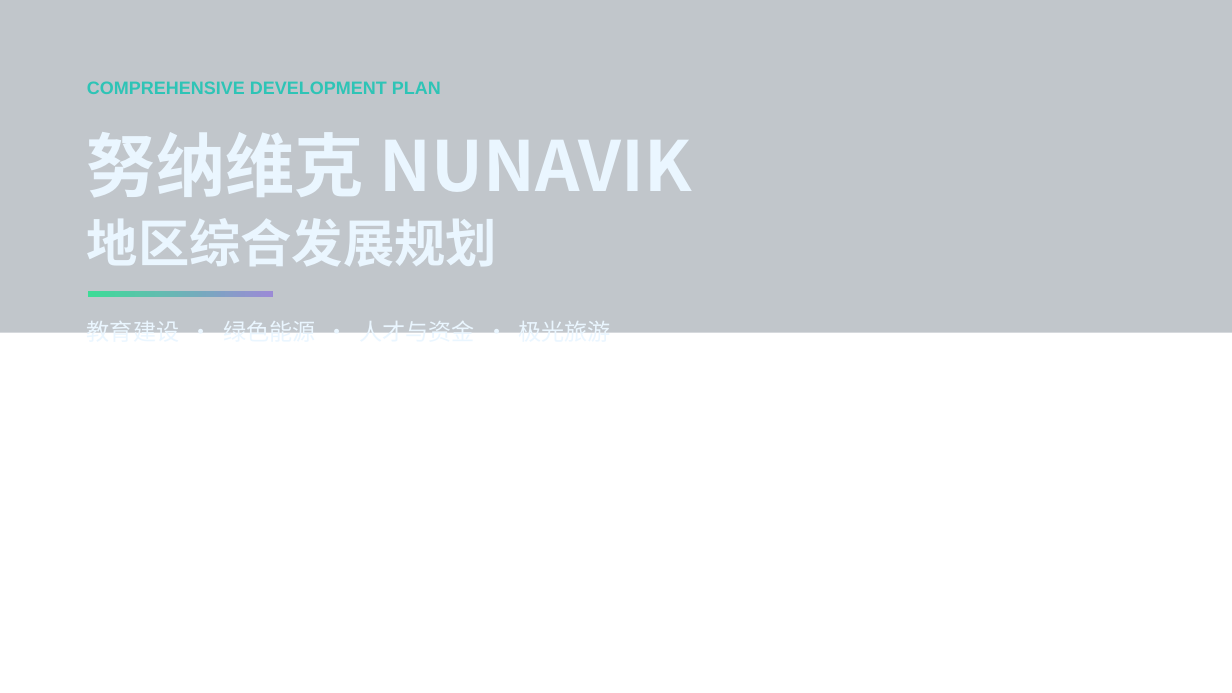
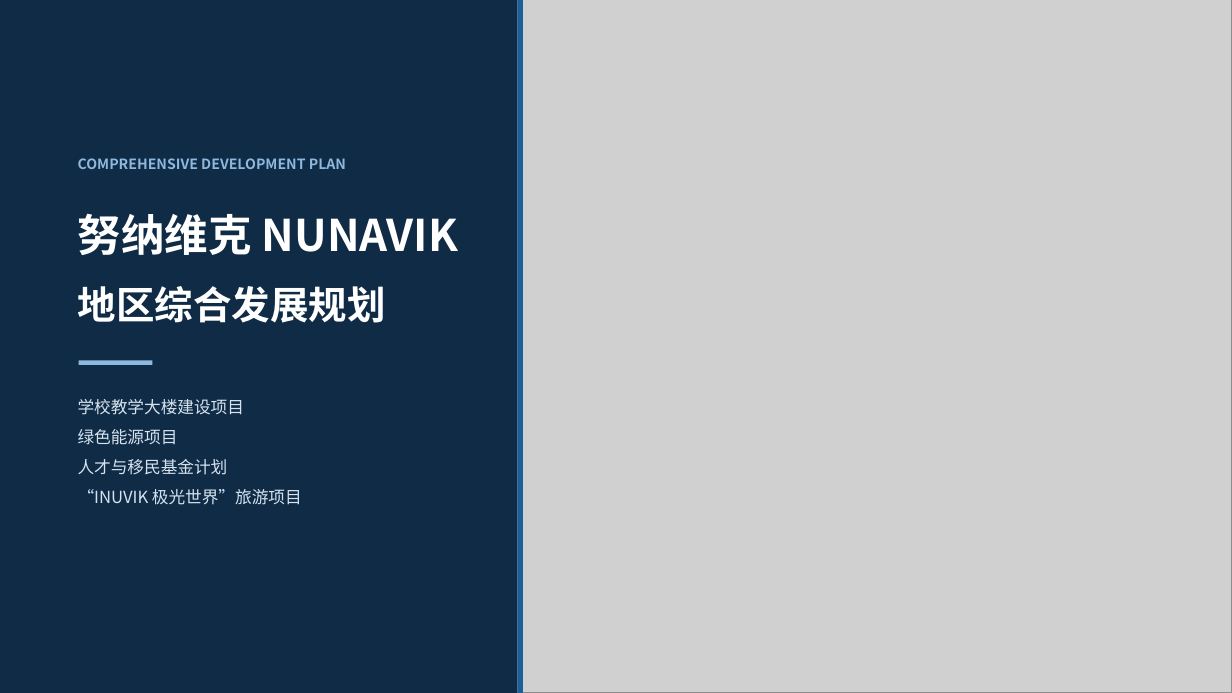
Before and after one commit to plctey/wenjian, a slide deck: slide 1 of nunavik_ppt/努纳维克NUNAVIK地区综合发展规划.pptx. Drawn at 1232x693 pixels with LibreOffice and Linux fonts; fonts in the diff are those of the drawing; grey boxes stand for pictures; background and template pictures are left out. Boxes give left, top, right and bottom in pixels: in the first picture for what was removed or moved away, otherwise in the second. Text is boxed around its words. In the diff, an @@ line names an element or a change of style, - is before the commit and + after.

```diff
--- a/nunavik_ppt/努纳维克NUNAVIK地区综合发展规划.pptx
+++ b/nunavik_ppt/努纳维克NUNAVIK地区综合发展规划.pptx
@@ rectangle: place and size @@
-rectangle at box(0, 0, 1232, 333)
+rectangle at box(0, 0, 518, 693)
@@ rectangle at box(0, 0, 518, 693): fill #0B1D33 at 25% opacity to #0F2B46 @@
@@ picture added at box(481, 0, 1232, 693) @@
@@ rectangle added at box(518, 0, 523, 693), fill #1F5F99 @@
@@ text "COMPREHENSIVE DEVELOPMENT PLAN": place and size @@
-text "COMPREHENSIVE DEVELOPMENT PLAN" at box(87, 81, 441, 94)
+text "COMPREHENSIVE DEVELOPMENT PLAN" at box(78, 158, 346, 169)
@@ text "COMPREHENSIVE DEVELOPMENT PLAN" at box(78, 158, 346, 169): size 14 to 11 pt, font Arial to Noto Sans CJK SC, text colour #2EC4B6 to #8FB8DE; line spacing 1.15 to 1.2 @@
@@ text "努纳维克 NUNAVIK": place and size @@
-text "努纳维克 NUNAVIK" at box(87, 132, 692, 197)
+text "努纳维克 NUNAVIK" at box(78, 213, 458, 255)
@@ text "努纳维克 NUNAVIK" at box(78, 213, 458, 255): size 54 to 34 pt, text colour #EAF6FF to #FFFFFF; line spacing 1.15 to 1.2 @@
@@ text "地区综合发展规划": place and size @@
-text "地区综合发展规划" at box(87, 218, 497, 266)
+text "地区综合发展规划" at box(78, 286, 386, 323)
@@ text "地区综合发展规划" at box(78, 286, 386, 323): size 40 to 30 pt, text colour #EAF6FF to #FFFFFF; line spacing 1.15 to 1.2 @@
@@ rectangle removed at box(88, 291, 273, 298) @@
@@ rectangle added at box(79, 360, 152, 365), fill #8FB8DE @@
@@ text at box(78, 399, 302, 505): text changed; size 18 to 13 pt; text colour #EAF6FF to #D6E2EE @@
-教育建设 · 绿色能源 · 人才与资金 · 极光旅游
+学校教学大楼建设项目
+绿色能源项目
+人才与移民基金计划
+“INUVIK 极光世界”旅游项目
```
Also in this commit, not shown: 15 other slides changed, 1 slide added, 32 other files.
